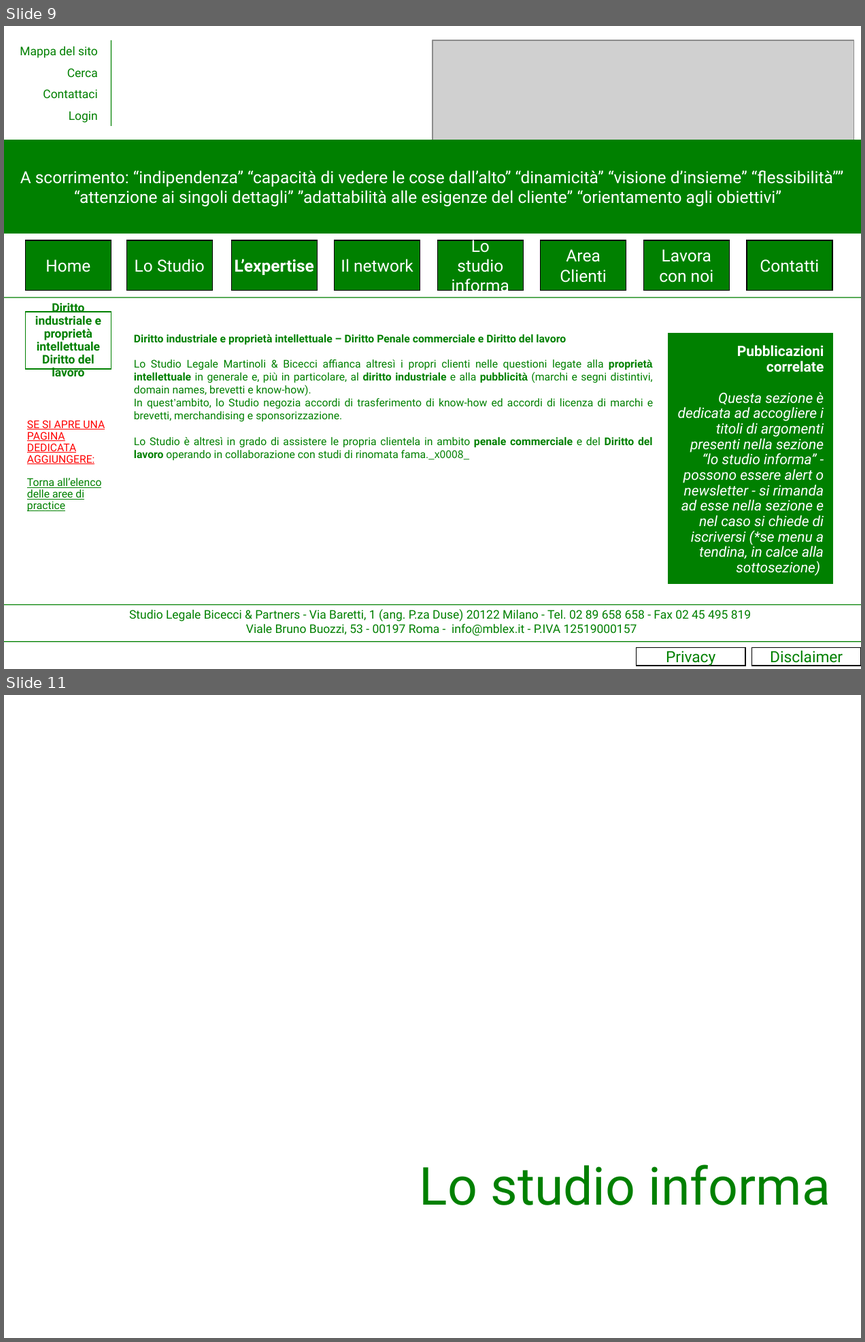
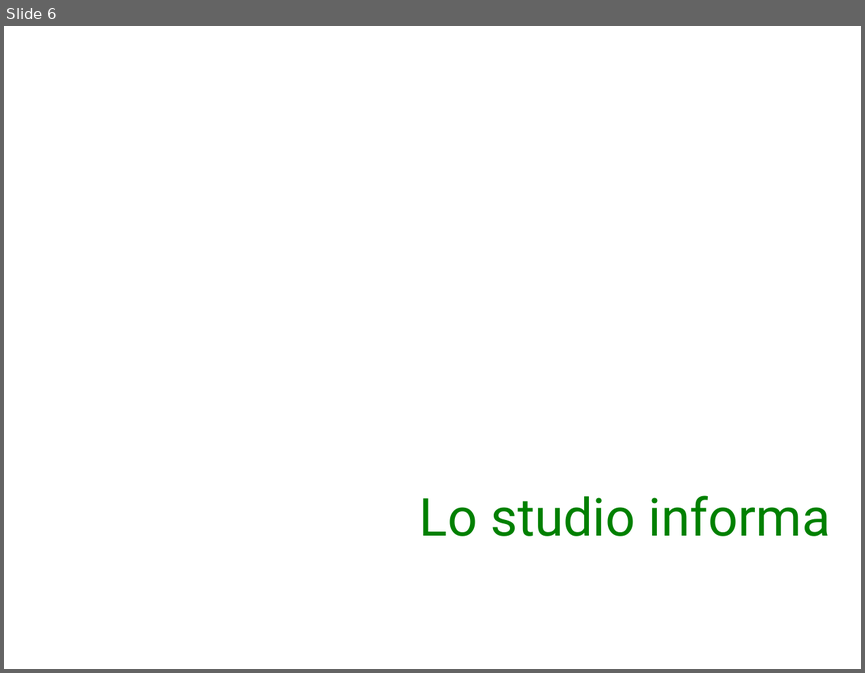
Before and after one commit to grentis/__mblex__, a slide deck: mokup/Sito internet Bicecci&Partners2.ppt. Shown one above the other, each under a label of ours: slides 9 and 11 before the commit, slide 6 after it; the slides between them are not shown. The pictures are 865x1342 and 865x673 pixels, drawn with LibreOffice and Linux fonts; fonts in the diff are those of the drawing; grey boxes stand for pictures. Boxes give left, top, right and bottom in pixels: in the first picture for what was removed or moved away, otherwise in the second. Text is boxed around its words. In the diff, an @@ line names an element or a change of style, - is before the commit and + after.

```diff
--- a/mokup/Sito internet Bicecci&Partners2.ppt
+++ b/mokup/Sito internet Bicecci&Partners2.ppt
@@ slide 9 removed at [4, 26, 861, 669], background #FFFFFF @@
@@ group removed at [20, 40, 111, 126]: 4 texts, 1 line @@
-Contattaci
-Mappa del sito
-Cerca
-Login
@@ picture removed at [432, 40, 854, 148] @@
@@ rectangle removed at [4, 140, 861, 233] @@
-A scorrimento: “indipendenza” “capacità di vedere le cose dall’alto” “dinamicità” “visione d’insieme” “flessibilità”” “attenzione ai singoli dettagli” ”adattabilità alle esigenze del cliente” “orientamento agli obiettivi”
@@ rectangle removed at [26, 240, 111, 290] @@
-Home
@@ rectangle removed at [126, 240, 212, 290] @@
-Lo Studio
@@ rectangle removed at [231, 240, 317, 290] @@
-L’expertise
@@ rectangle removed at [334, 240, 420, 290] @@
-Il network
@@ rectangle removed at [438, 240, 524, 290] @@
-Lo studio informa
@@ rectangle removed at [541, 240, 626, 290] @@
-Area Clienti
@@ rectangle removed at [643, 240, 729, 290] @@
-Lavora con noi
@@ rectangle removed at [747, 240, 832, 290] @@
-Contatti
@@ line removed from (4, 297) to (861, 297) @@
@@ rectangle removed at [26, 312, 111, 369] @@
-Diritto industriale e proprietà intellettuale
-Diritto del lavoro
@@ text removed at [134, 334, 653, 460] @@
-Diritto industriale e proprietà intellettuale – Diritto Penale commerciale e Diritto del lavoro
-Lo Studio Legale Martinoli & Bicecci affianca altresì i propri clienti nelle questioni legate alla proprietà intellettuale in generale e, più in particolare, al diritto industriale e alla pubblicità (marchi e segni distintivi, domain names, brevetti e know-how).
-In quest’ambito, lo Studio negozia accordi di trasferimento di know-how ed accordi di licenza di marchi e brevetti, merchandising e sponsorizzazione.
-Lo Studio è altresì in grado di assistere le propria clientela in ambito penale commerciale e del Diritto del lavoro operando in collaborazione con studi di rinomata fama._x0008_
@@ rectangle removed at [668, 333, 832, 583] @@
-Pubblicazioni correlate
-Questa sezione è dedicata ad accogliere i titoli di argomenti presenti nella sezione “lo studio informa” - possono essere alert o newsletter - si rimanda ad esse nella sezione e nel caso si chiede di iscriversi (*se menu a tendina, in calce alla sottosezione)
@@ rectangle removed at [26, 418, 111, 511] @@
-SE SI APRE UNA PAGINA DEDICATA AGGIUNGERE:
-Torna all’elenco delle aree di practice
@@ line removed from (4, 604) to (861, 604) @@
@@ text removed at [129, 609, 751, 635] @@
-Studio Legale Bicecci & Partners - Via Baretti, 1 (ang. P.za Duse) 20122 Milano - Tel. 02 89 658 658 - Fax 02 45 495 819
-Viale Bruno Buozzi, 53 - 00197 Roma - info@mblex.it - P.IVA 12519000157
@@ line removed from (4, 641) to (861, 641) @@
@@ rectangle removed at [636, 648, 746, 665] @@
-Privacy
@@ rectangle removed at [751, 648, 861, 665] @@
-Disclaimer
@@ what was slide 11 is now slide 6 @@
```
Also in this commit, not shown: 5 other slides removed, 12 other files.
